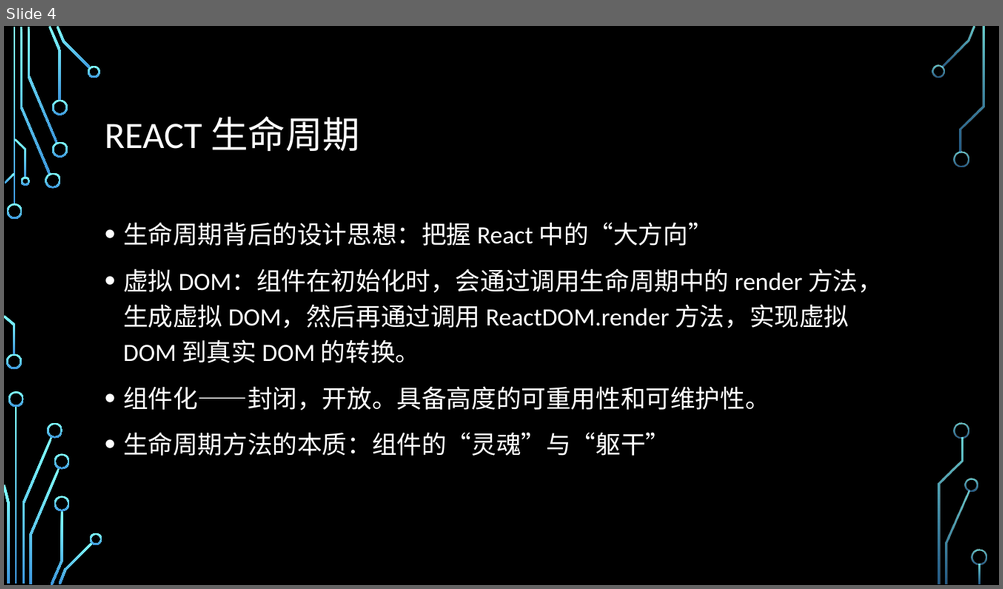
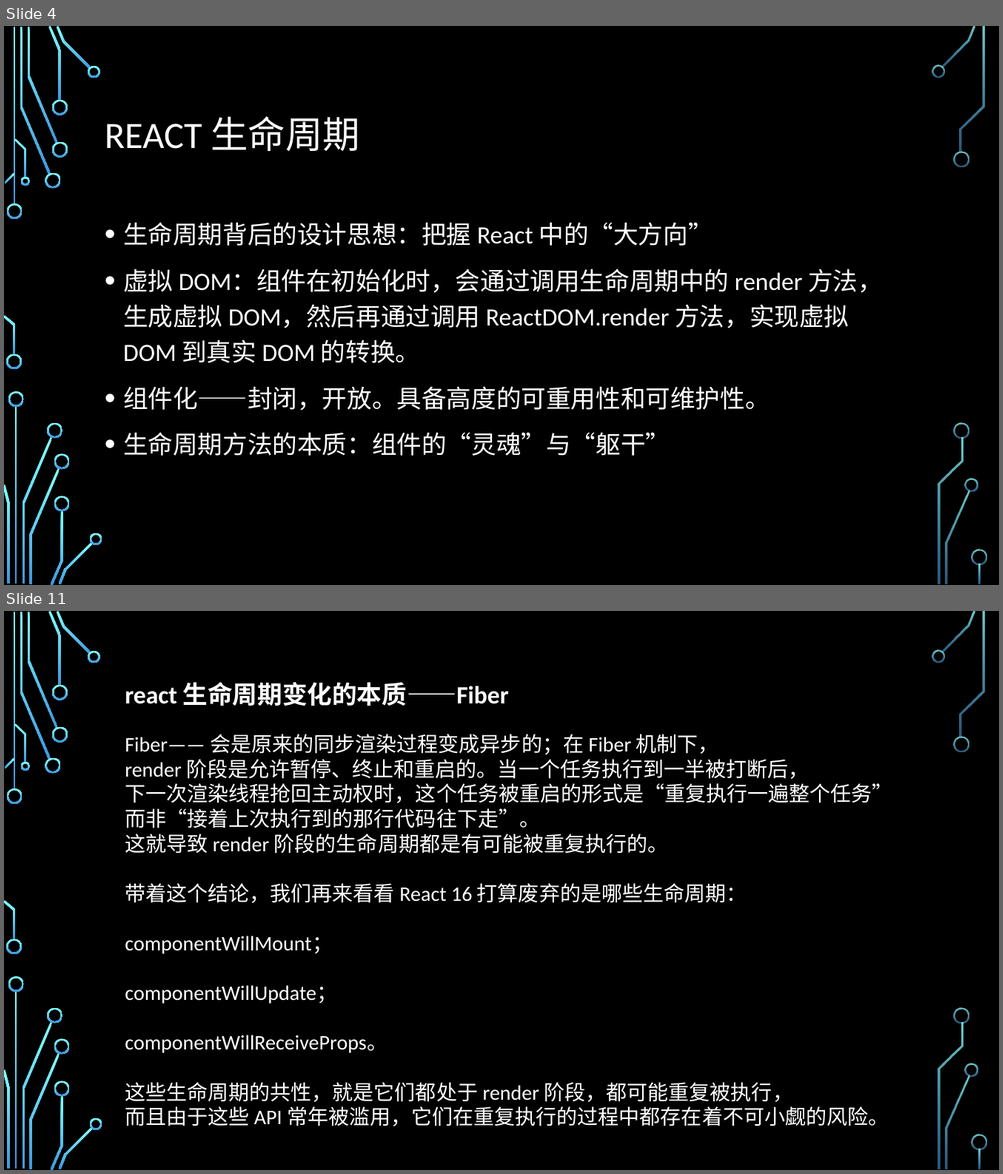
Before and after one commit to jiangyanghe/lagou-lesson, a slide deck: REACT/assets/react 分享.pptx. Shown one above the other, each under a label of ours: slide 4 before the commit, slides 4 and 11 after it; the slides between them are not shown. The pictures are 1003x589 and 1003x1174 pixels, drawn with LibreOffice and Linux fonts; fonts in the diff are those of the drawing; background and template pictures are left out. Boxes give left, top, right and bottom in pixels: in the first picture for what was removed or moved away, otherwise in the second. Text is boxed around its words. In the diff, an @@ line names an element or a change of style, - is before the commit and + after.

Commit message:
生命周期完成

```diff
--- a/REACT/assets/react 分享.pptx
+++ b/REACT/assets/react 分享.pptx
@@ slide 11 added at (x1=4, y1=611, x2=999, y2=1170), background picture (left out); not listed: 36 template elements that a slide beside it also shows @@
@@ text added at (x1=125, y1=682, x2=893, y2=1127), 20 pt, text #FFFFFF @@
+react 生命周期变化的本质——Fiber
+Fiber—— 会是原来的同步渲染过程变成异步的；在 Fiber 机制下，
+render 阶段是允许暂停、终止和重启的。当一个任务执行到一半被打断后，
+下一次渲染线程抢回主动权时，这个任务被重启的形式是“重复执行一遍整个任务”
+而非“接着上次执行到的那行代码往下走”。
+这就导致 render 阶段的生命周期都是有可能被重复执行的。
+带着这个结论，我们再来看看 React 16 打算废弃的是哪些生命周期：
+componentWillMount；
+componentWillUpdate；
+componentWillReceiveProps。
+这些生命周期的共性，就是它们都处于 render 阶段，都可能重复被执行，
+而且由于这些 API 常年被滥用，它们在重复执行的过程中都存在着不可小觑的风险。
```
Also in this commit, not shown: 1 slide changed, 8 other slides added, 1 other file.
